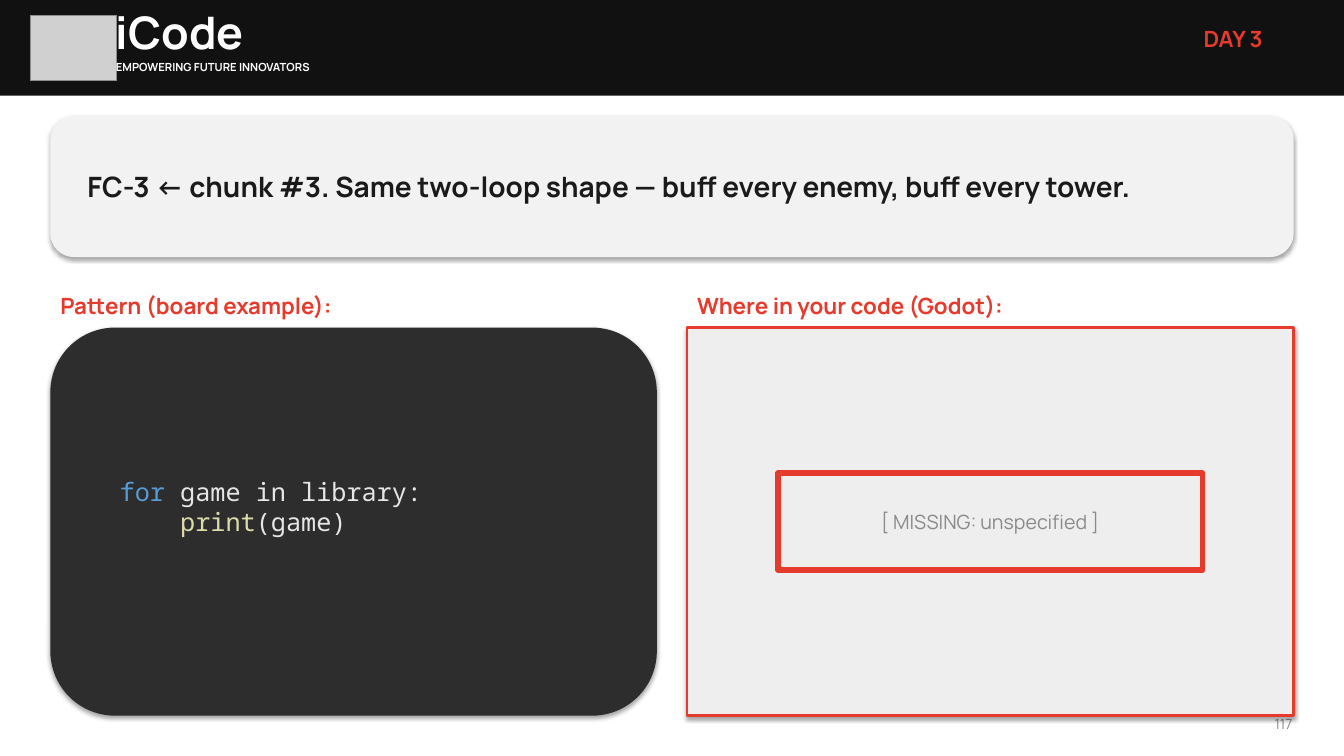
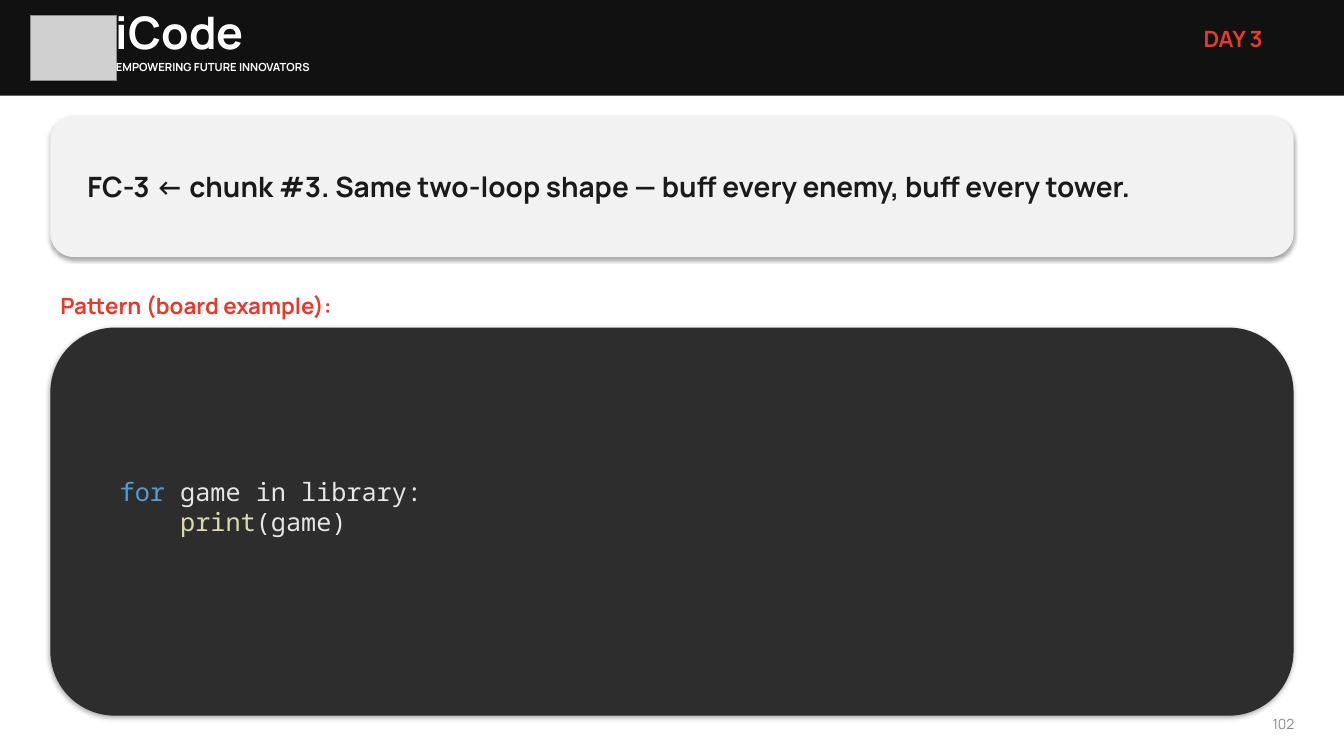
Before and after one commit to Westopoli/iCodeVRCamp, a slide deck: slide 102 of slides/out/Day3.pptx (slide 117 before the commit). Drawn at 1344x756 pixels with LibreOffice and Linux fonts; fonts in the diff are those of the drawing; grey boxes stand for pictures. Boxes give left, top, right and bottom in pixels: in the first picture for what was removed or moved away, otherwise in the second. Text is boxed around its words. In the diff, an @@ line names an element or a change of style, - is before the commit and + after.

```diff
--- a/slides/out/Day3.pptx
+++ b/slides/out/Day3.pptx
@@ text removed at <box>697,295,1003,320</box> @@
-Where in your code (Godot):
@@ rounded rectangle "for game in library:": place and size @@
-rounded rectangle "for game in library:" at <box>50,328,657,716</box>
+rounded rectangle "for game in library:" at <box>50,328,1294,716</box>
@@ rectangle removed at <box>688,328,1295,716</box> @@
-[ MISSING: unspecified ]
@@ rectangle removed at <box>778,473,1203,570</box> @@
@@ text at <box>1273,719,1295,729</box>: text changed @@
-117
+102
```
Also in this commit, not shown: 109 other slides changed, 16 slides removed, 32 other files.
